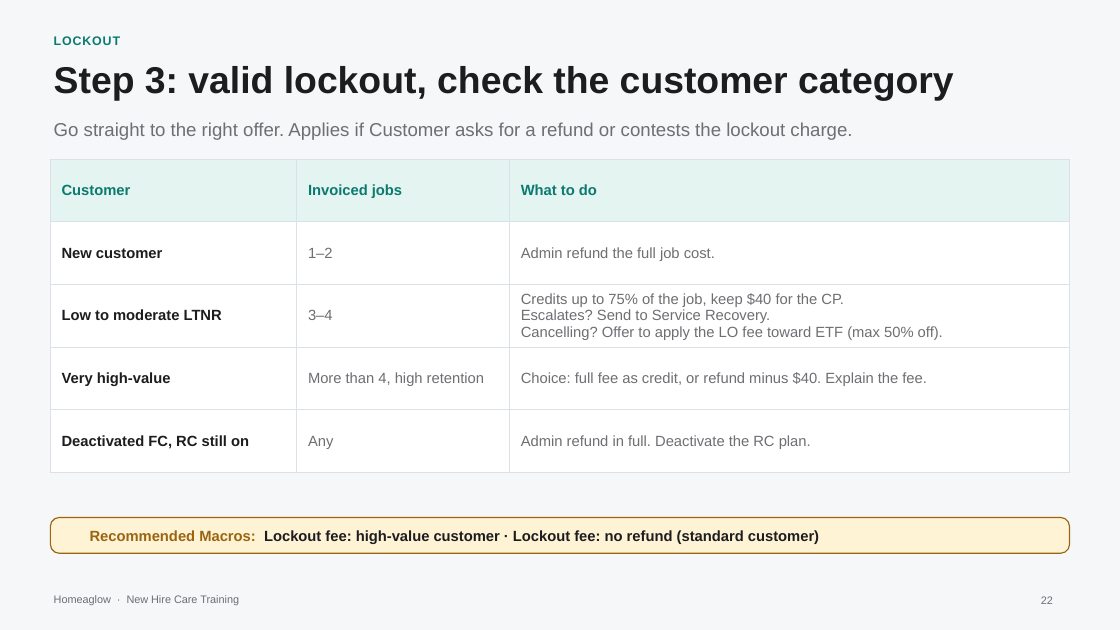
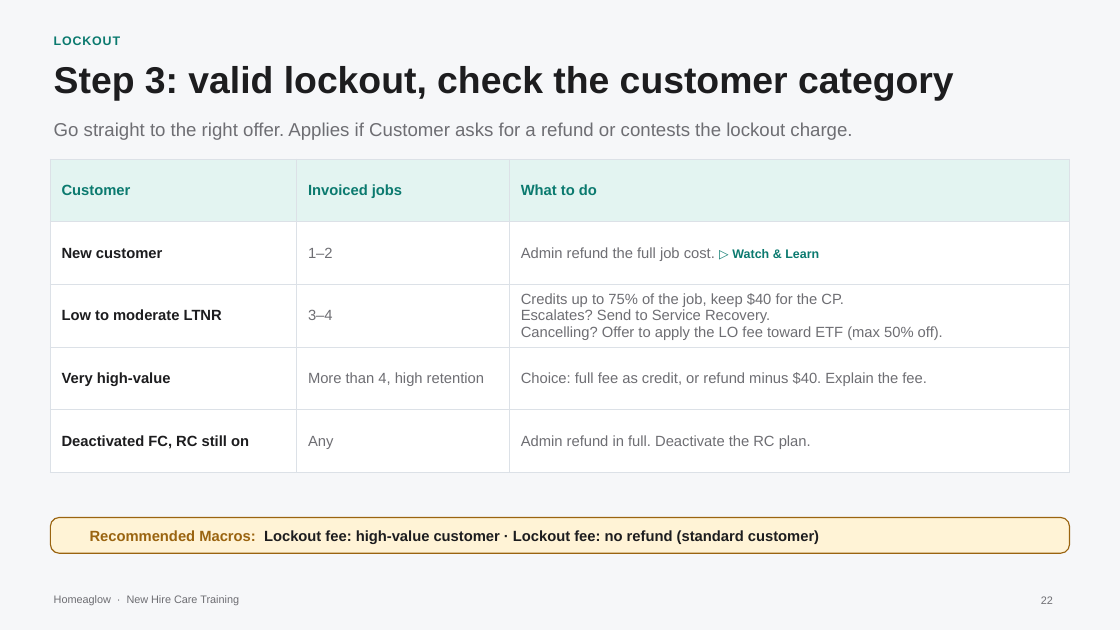
Before and after one commit to anjulimichelle/training, a slide deck: slide 22 of incorrect-info-lmc-lockout/incorrect-info-lmc-lockout.pptx. Drawn at 1120x630 pixels with LibreOffice and Linux fonts; fonts in the diff are those of the drawing; background and template pictures are left out. Boxes give left, top, right and bottom in pixels: in the first picture for what was removed or moved away, otherwise in the second. Text is boxed around its words. In the diff, an @@ line names an element or a change of style, - is before the commit and + after.

```diff
--- a/incorrect-info-lmc-lockout/incorrect-info-lmc-lockout.pptx
+++ b/incorrect-info-lmc-lockout/incorrect-info-lmc-lockout.pptx
@@ table at box(50, 159, 1070, 453) @@
-row 2, column 3: Admin refund the full job cost.
+row 2, column 3: Admin refund the full job cost. ▷ Watch & Learn
```
Also in this commit, not shown: 2 other slides changed, 1 slide removed, 3 other files.
